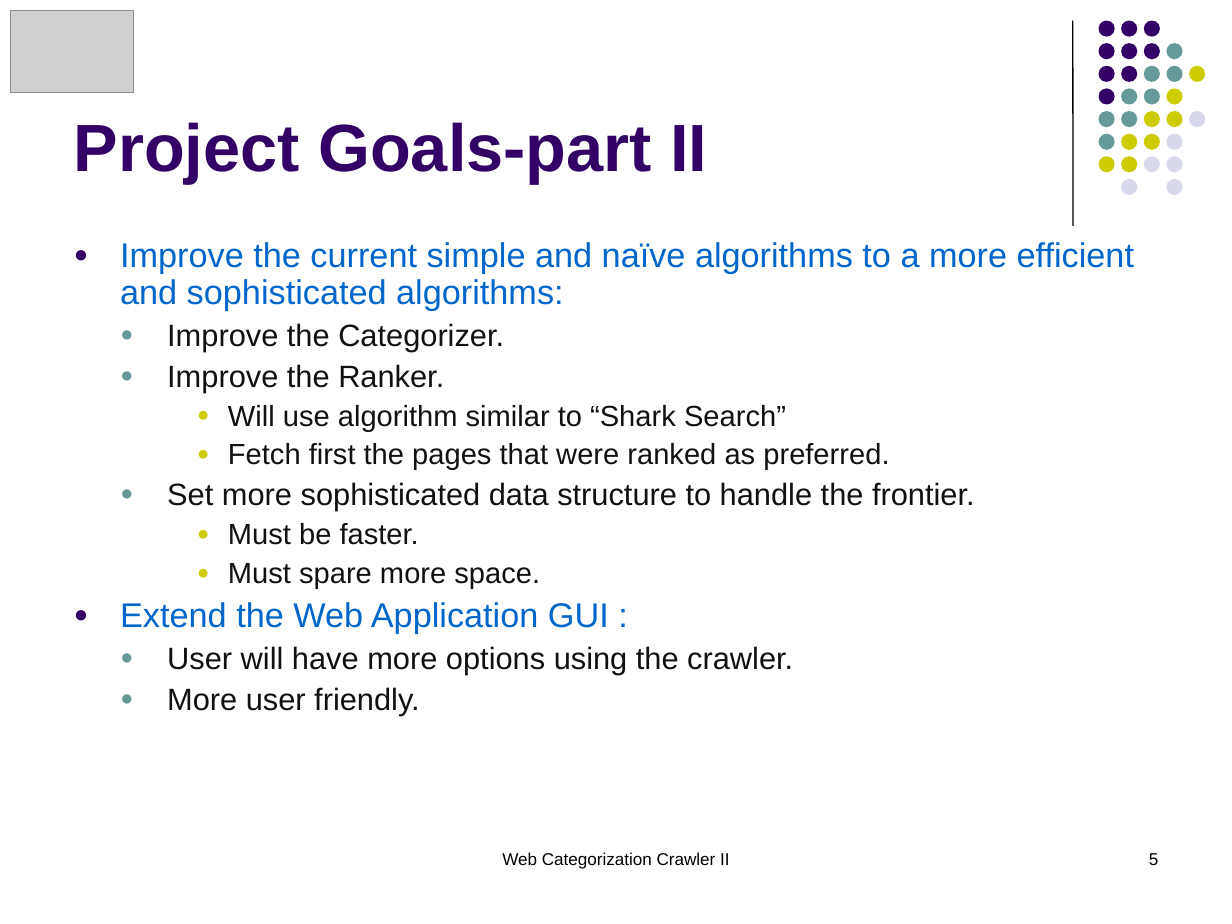
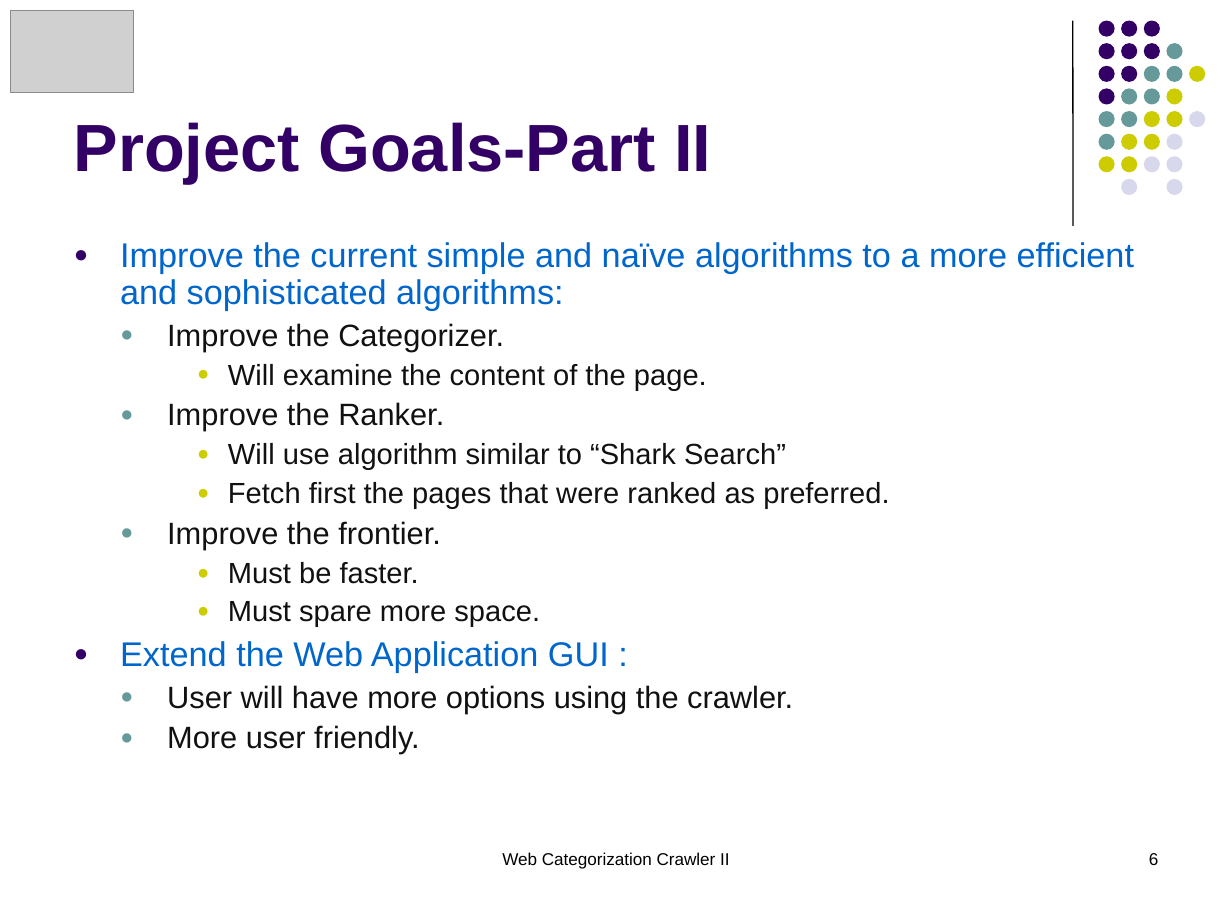
Before and after one commit to tru3d3v/iwebcrawler, a slide deck: slide 6 of Docs/Documentation/Presentations/Crawler.Design.Mid.II.ppt (slide 5 before the commit). Drawn at 1232x924 pixels with LibreOffice and Linux fonts; fonts in the diff are those of the drawing; grey boxes stand for pictures. Boxes give left, top, right and bottom in pixels: in the first picture for what was removed or moved away, otherwise in the second. Text is boxed around its words. In the diff, an @@ line names an element or a change of style, - is before the commit and + after.

Commit message:
modified Presentations/Crawler.Design.Mid.II.ppt

```diff
--- a/Docs/Documentation/Presentations/Crawler.Design.Mid.II.ppt
+++ b/Docs/Documentation/Presentations/Crawler.Design.Mid.II.ppt
@@ title at (x1=74, y1=122, x2=711, y2=183): text changed @@
-Project Goals-part II
+Project Goals-Part II
@@ text at (x1=228, y1=364, x2=707, y2=390): paragraph added @@
+    ● Will examine the content of the page.
@@ text at (x1=167, y1=521, x2=441, y2=549): text changed @@
-  ● Set more sophisticated data structure to handle the frontier.
+  ● Improve the frontier.
@@ page number at (x1=1149, y1=853, x2=1159, y2=865): text changed @@
-5
+6
```
Also in this commit, not shown: 5 other slides changed.
